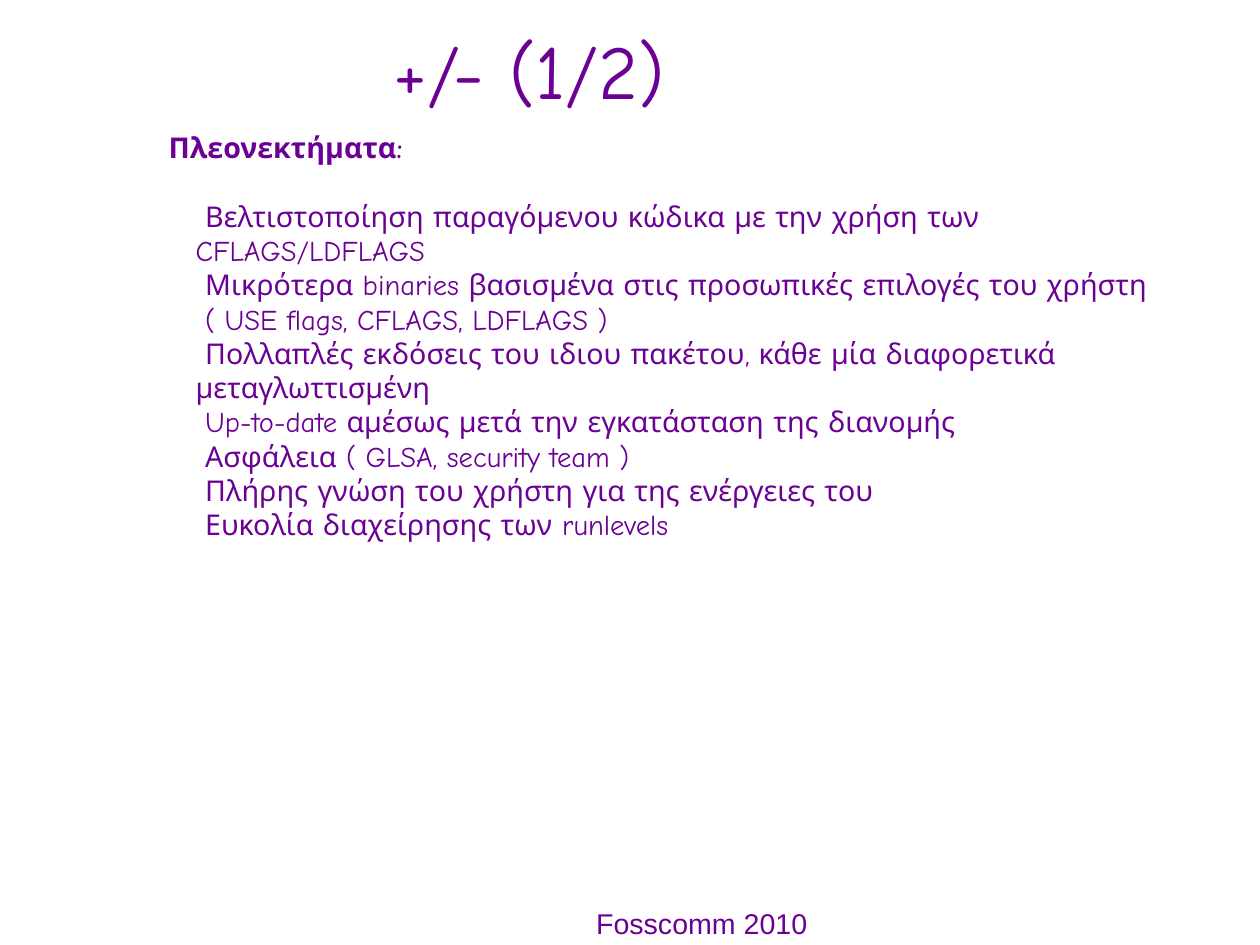
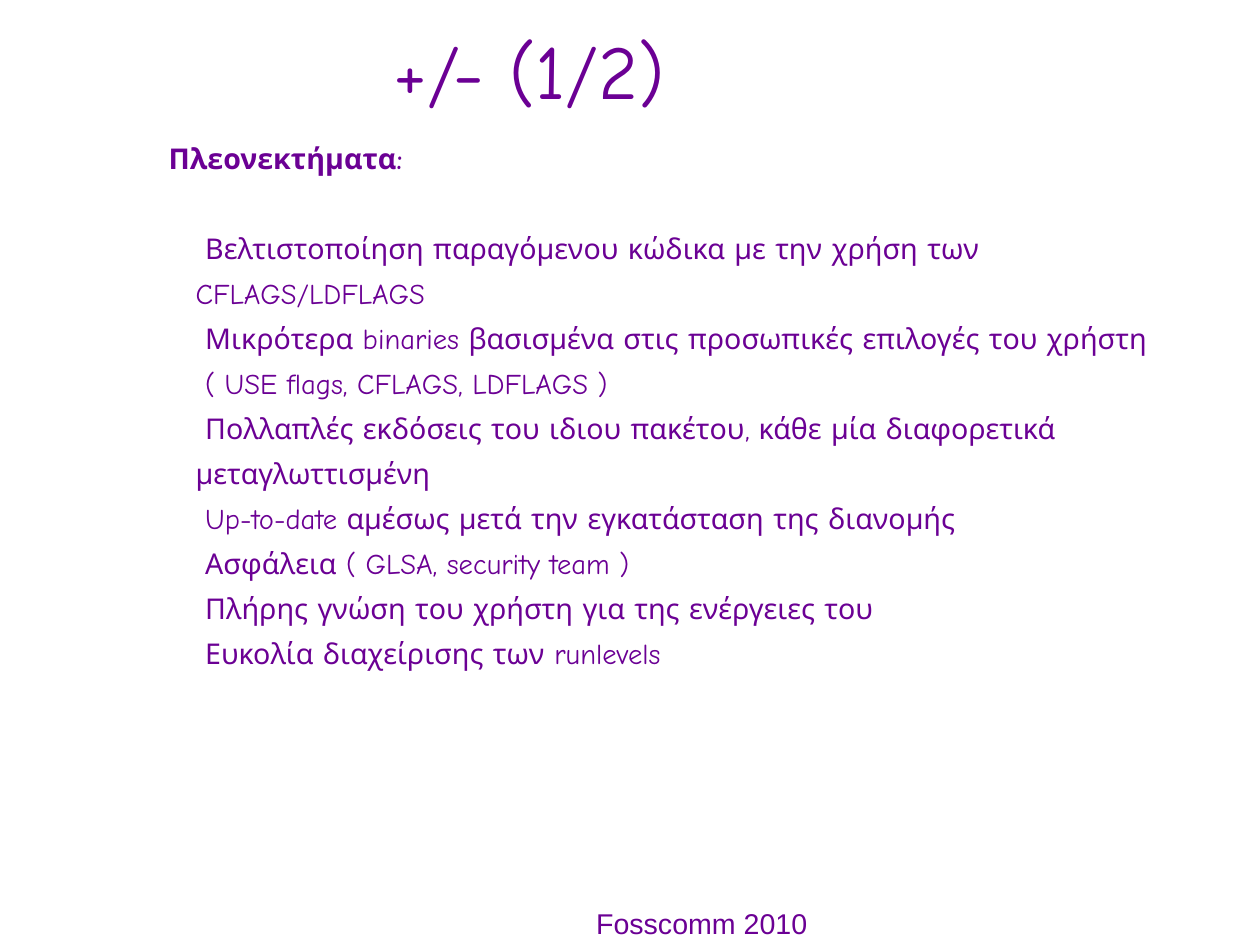
Before and after one commit to gentoo-el/presentations, a slide deck: slide 10 of fosscom-2010_pres.odp. Drawn at 1260x945 pixels with LibreOffice and Linux fonts; fonts in the diff are those of the drawing; background and template pictures are left out. Boxes give left, top, right and bottom in pixels: in the first picture for what was removed or moved away, otherwise in the second. Text is boxed around its words. In the diff, an @@ line names an element or a change of style, - is before the commit and + after.

Commit message:
Corrected minor typos and applied few text layout changes.

```diff
--- a/fosscom-2010_pres.odp
+++ b/fosscom-2010_pres.odp
@@ text at (169, 146, 1147, 626): line spacing 1 to 28.4pt @@
@@ text at (205, 641, 660, 671): text changed @@
-● Ευκολία διαχείρησης των runlevels
+● Ευκολία διαχείρισης των runlevels
```
Also in this commit, not shown: 11 other slides changed.
